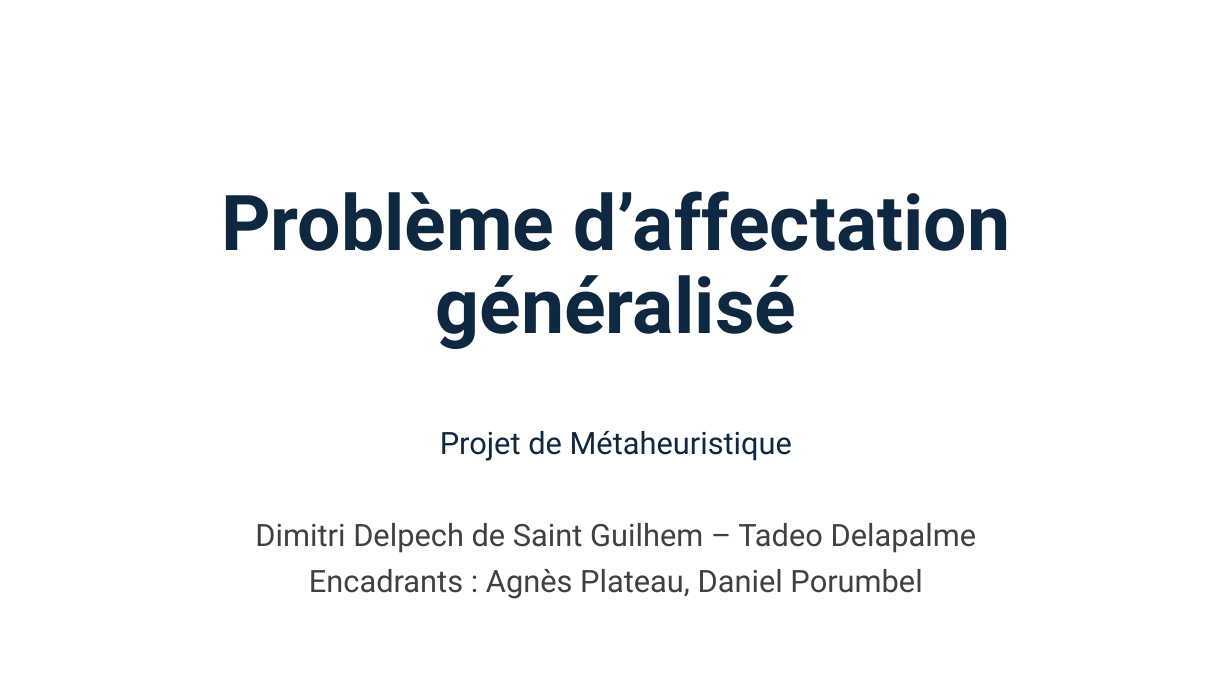
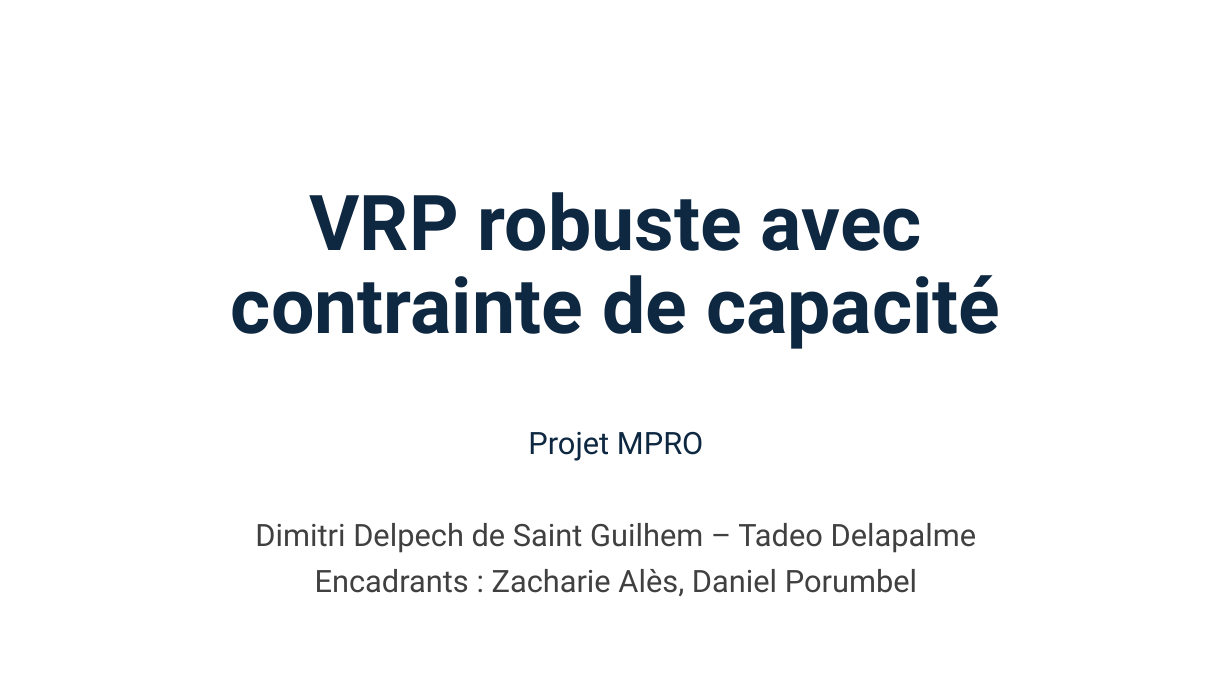
Before and after one commit to Darthkiller2Jr/projet_mpro, a slide deck: slide 1 of Présentation Projet.pptx. Drawn at 1232x693 pixels with LibreOffice and Linux fonts; fonts in the diff are those of the drawing. Boxes give left, top, right and bottom in pixels: in the first picture for what was removed or moved away, otherwise in the second. Text is boxed around its words. In the diff, an @@ line names an element or a change of style, - is before the commit and + after.

Commit message:
ppt

```diff
--- a/Présentation Projet.pptx
+++ b/Présentation Projet.pptx
@@ title at (231,192,1000,349): text changed @@
-Problème d’affectation généralisé
+VRP robuste avec contrainte de capacité
@@ subtitle at (528,431,703,461): text changed @@
-Projet de Métaheuristique
+Projet MPRO
@@ subtitle at (315,569,917,596): text changed @@
-Encadrants : Agnès Plateau, Daniel Porumbel
+Encadrants : Zacharie Alès, Daniel Porumbel
```
Also in this commit, not shown: 3 slides added, 12 slides removed, 2 other files.
